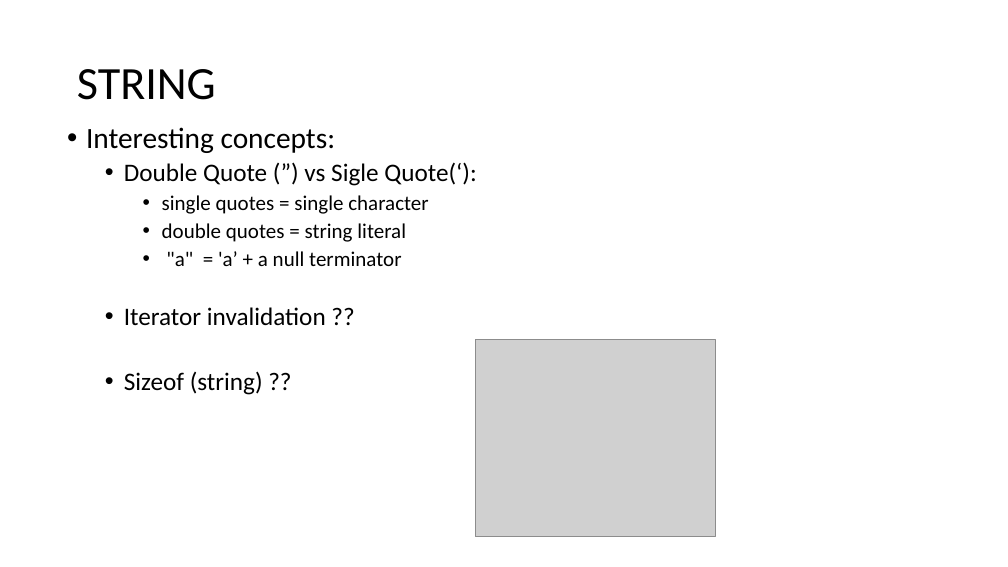
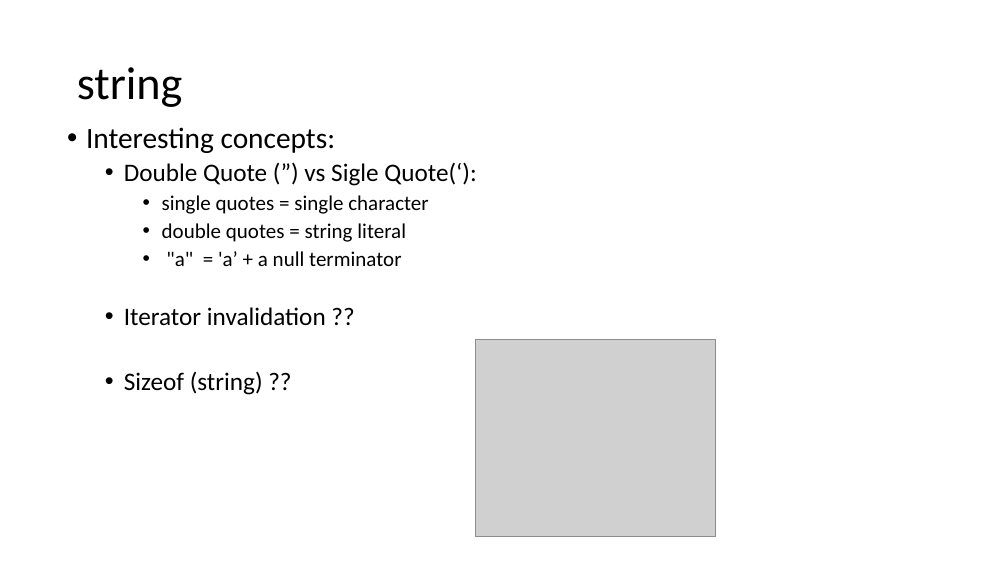
Before and after one commit to muksiddheswar/Tiny-CPP-Examples, a slide deck: slide 6 of CPP-Examples/STL/STL_Presentation.pptx. Drawn at 1008x567 pixels with LibreOffice and Linux fonts; fonts in the diff are those of the drawing; grey boxes stand for pictures. Boxes give left, top, right and bottom in pixels: in the first picture for what was removed or moved away, otherwise in the second. Text is boxed around its words. In the diff, an @@ line names an element or a change of style, - is before the commit and + after.

```diff
--- a/CPP-Examples/STL/STL_Presentation.pptx
+++ b/CPP-Examples/STL/STL_Presentation.pptx
@@ title at [77, 67, 183, 107]: text changed @@
-STRING
+string
```
Also in this commit, not shown: 3 other slides changed, 2 slides added, 3 other files.
